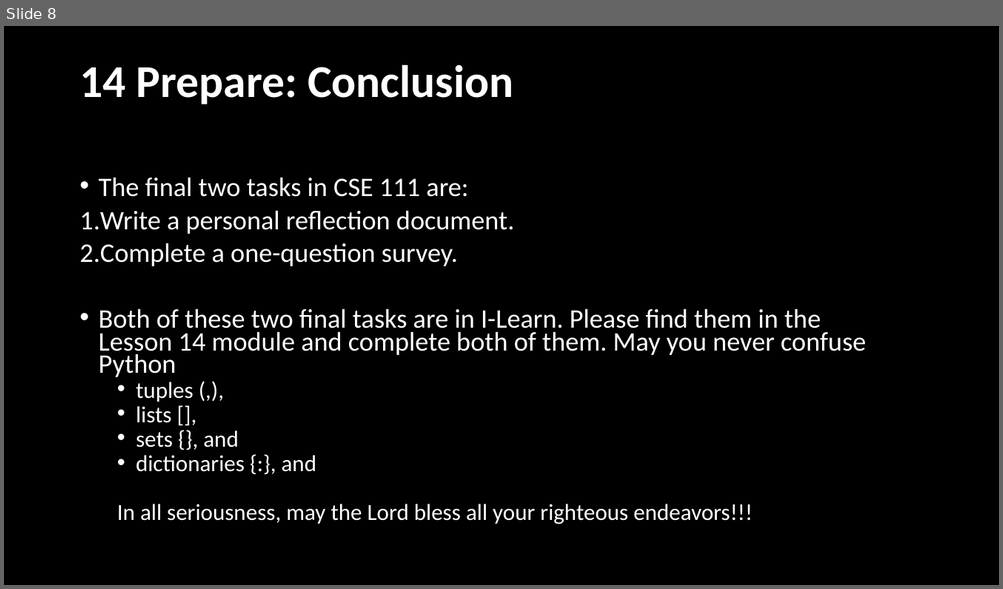
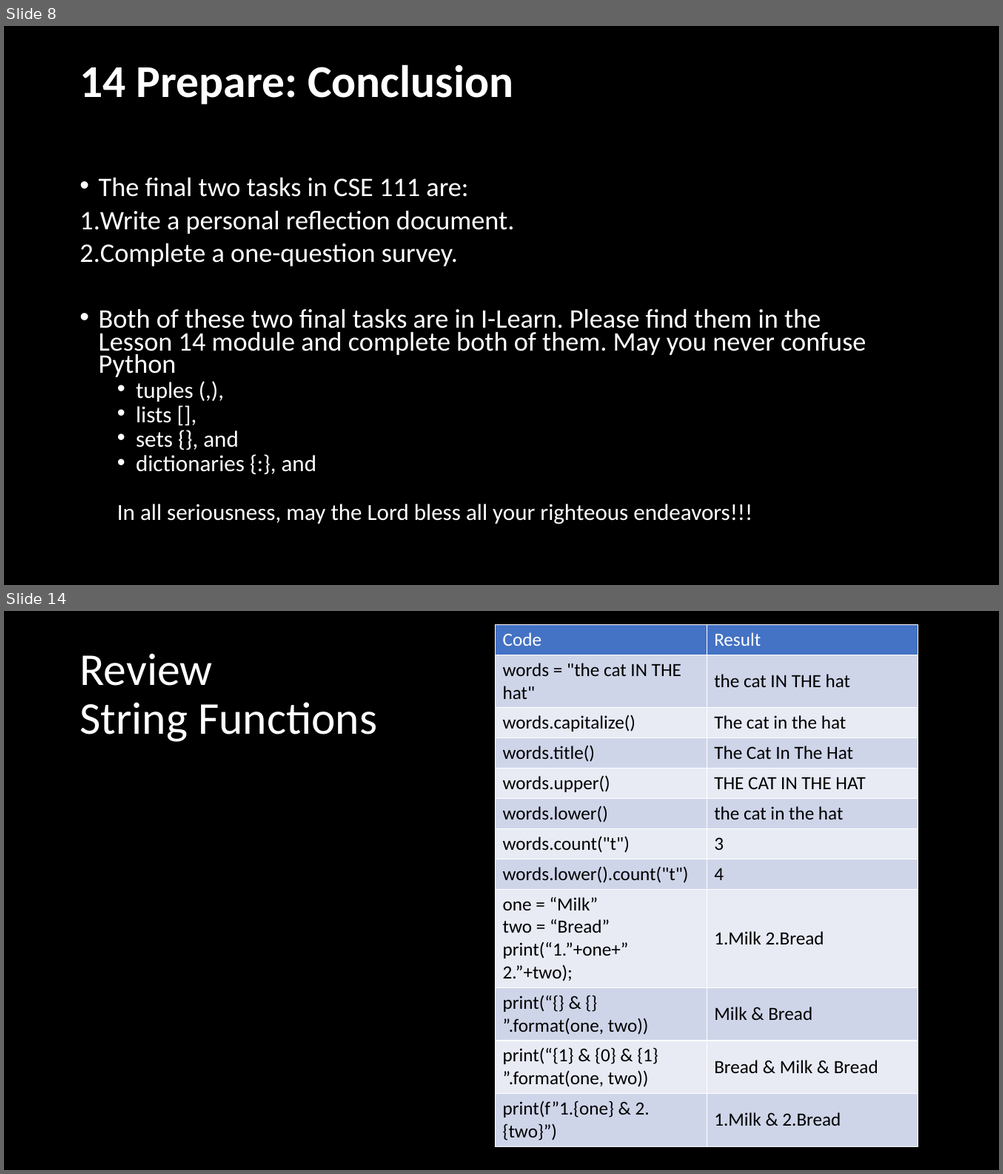
Before and after one commit to BroClements/CSE111ProgwFunctions, a slide deck: CSE111W13SignificantProgram.pptx. Shown one above the other, each under a label of ours: slide 8 before the commit, slides 8 and 14 after it; the slides between them are not shown. The pictures are 1003x589 and 1003x1174 pixels, drawn with LibreOffice and Linux fonts; fonts in the diff are those of the drawing. Boxes give left, top, right and bottom in pixels: in the first picture for what was removed or moved away, otherwise in the second. Text is boxed around its words. In the diff, an @@ line names an element or a change of style, - is before the commit and + after.

```diff
--- a/CSE111W13SignificantProgram.pptx
+++ b/CSE111W13SignificantProgram.pptx
@@ slide 14 added at bbox=[4, 611, 999, 1170], background #000000 @@
@@ table added at bbox=[495, 624, 917, 1144], 12 rows, 2 columns @@
+Code | Result
+words = "the cat IN THE hat" | the cat IN THE hat
+words.capitalize() | The cat in the hat
+words.title() | The Cat In The Hat
+words.upper() | THE CAT IN THE HAT
+words.lower() | the cat in the hat
+words.count("t") | 3
+words.lower().count("t") | 4
+one = “Milk” / two = “Bread” / print(“1.”+one+” 2.”+two); | 1.Milk 2.Bread
+print(“{} & {} ”.format(one, two)) | Milk & Bread
+print(“{1} & {0} & {1} ”.format(one, two)) | Bread & Milk & Bread
+print(f”1.{one} & 2.{two}”) | 1.Milk & 2.Bread
@@ title added at bbox=[79, 653, 377, 742], 44 pt, text #FFFFFF @@
+Review
+String Functions
```
Also in this commit, not shown: 29 other slides added.
